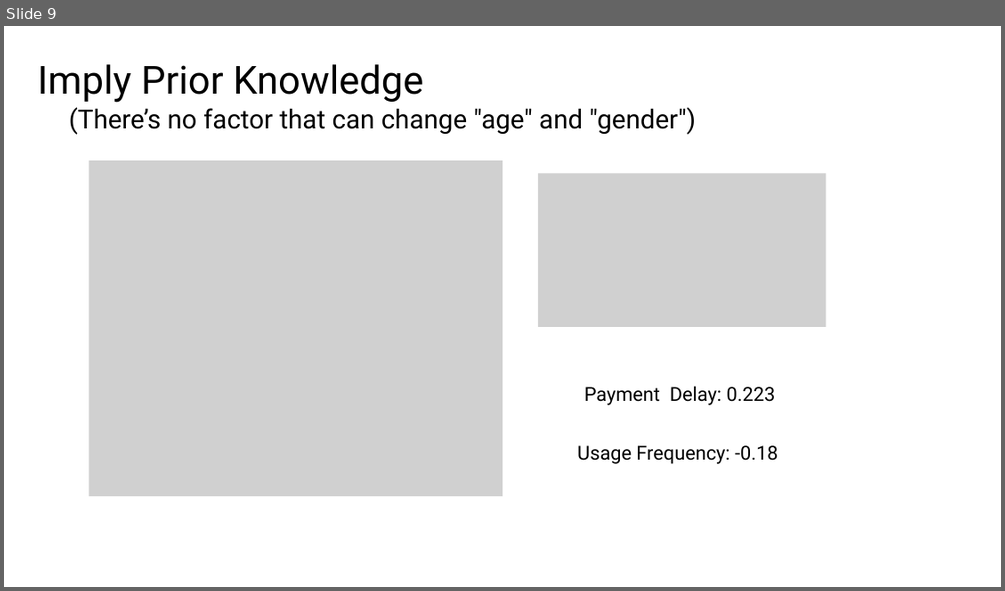
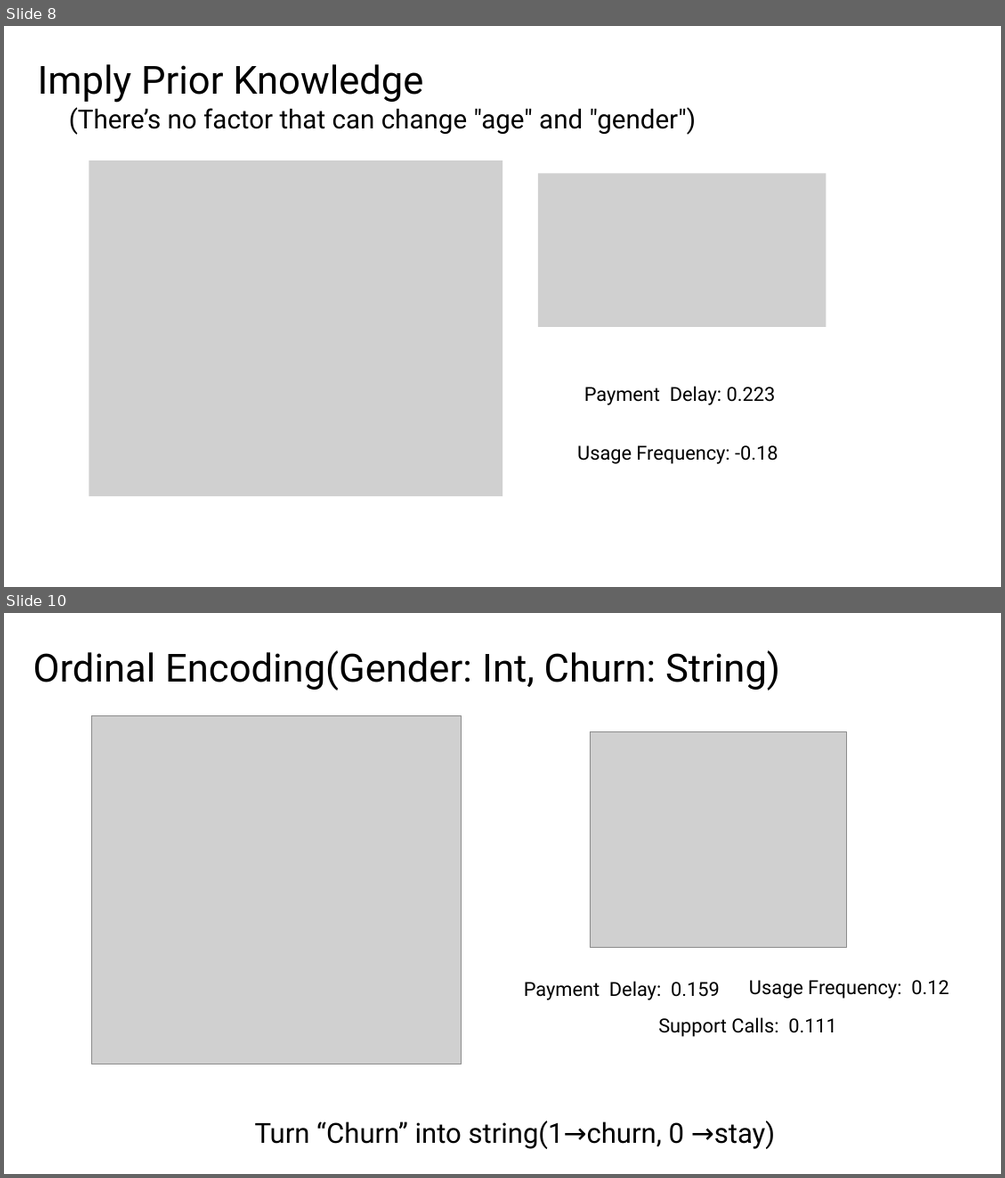
Before and after one commit to LeeMoofon0222/Vizuro_Intern, a slide deck: cc_process/Customer Churn.pptx. Shown one above the other, each under a label of ours: slide 9 before the commit, slides 8 and 10 after it; the slides between them are not shown. The pictures are 1005x591 and 1005x1178 pixels, drawn with LibreOffice and Linux fonts; fonts in the diff are those of the drawing; grey boxes stand for pictures; background and template pictures are left out. Boxes give left, top, right and bottom in pixels: in the first picture for what was removed or moved away, otherwise in the second. Text is boxed around its words. In the diff, an @@ line names an element or a change of style, - is before the commit and + after.

```diff
--- a/cc_process/Customer Churn.pptx
+++ b/cc_process/Customer Churn.pptx
@@ slide 10 added at (4,613,1001,1174), background picture (left out) @@
@@ freeform shape added at (4,613,1001,1174), fill #FFFFFF at 75% opacity @@
@@ text added at (33,650,780,690), 56 pt, text #000000 @@
+Ordinal Encoding(Gender: Int, Churn: String)
@@ picture added at (91,715,461,1063) @@
@@ picture added at (590,731,846,948) @@
@@ text added at (524,981,720,1000), 28 pt, text #000000 @@
+Payment Delay: 0.159
@@ text added at (749,980,948,998), 28 pt, text #000000 @@
+Usage Frequency: 0.12
@@ text added at (658,1017,837,1037), 28 pt, text #000000 @@
+Support Calls: 0.111
@@ text added at (255,1120,775,1149), 40 pt, text #000000 @@
+Turn “Churn” into string(1→churn, 0 →stay)
@@ what was slide 9 is now slide 8 @@
```
Also in this commit, not shown: 5 slides changed, 5 other slides added, 1 slide removed, 14 other files.
